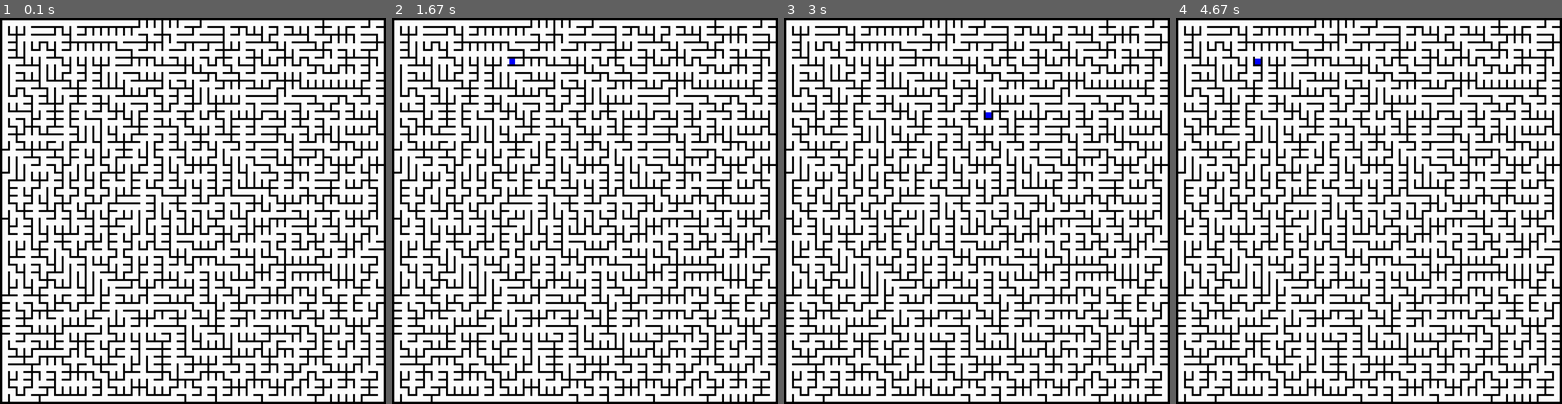
Above: before the commit, frames 1-4 (left to right).
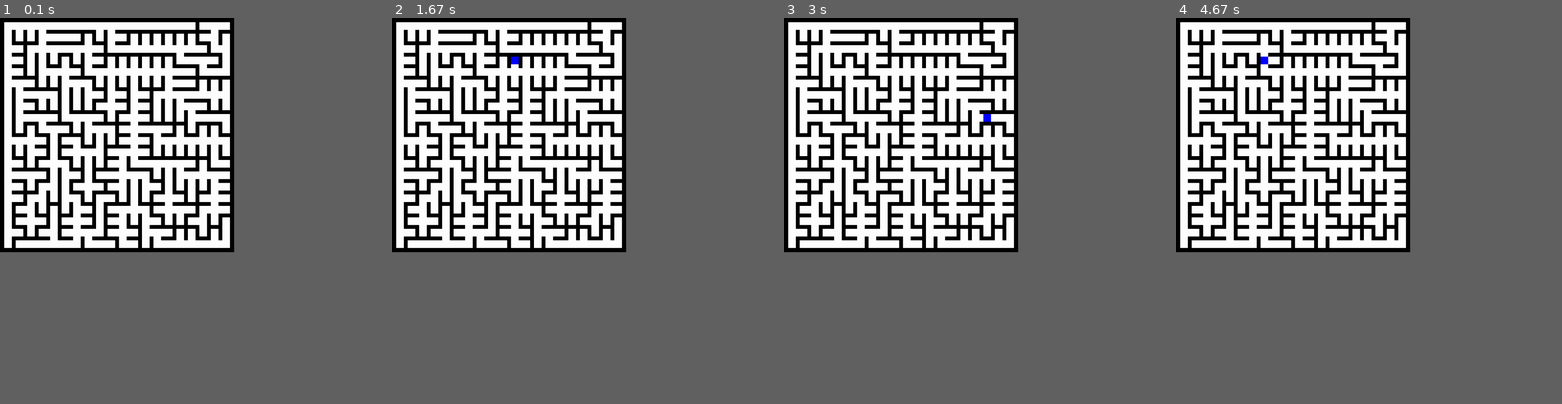
Above: after the commit, the same moments.

Repository: ayushregmi/maze-pygame
Game: pygame game, started from main.py
Same seed, same stepped clock (60 frames per second), same inputs: the game is played once before the commit and once after it.
Inputs (mouse positions are in pixels of both pictures, inside the frame that each line leads up to):
- Up to frame 1 (0.1 s): no input
- Up to frame 2 (1.67 s): click (507, 133) at 0.38 s; click (453, 137) at 0.72 s; click (542, 52) at 1.05 s; click (515, 56) at 1.38 s
- Up to frame 3 (3 s): click (903, 160) at 1.72 s; click (961, 172) at 2.05 s; click (961, 114) at 2.38 s; click (984, 118) at 2.72 s
- Up to frame 4 (4.67 s): click (1376, 180) at 3.05 s; click (1303, 126) at 3.38 s; click (1241, 95) at 3.72 s; click (1241, 91) at 4.05 s; click (1257, 60) at 4.38 s
In our replay, the window is 900x900 before the commit and 546x546 after it. These sizes can differ from the game's own. Grey fills any space a smaller window leaves; there, only what the larger window draws over its background counts as a difference.

The runs differ from the first frame. In frame 1, 37% of the frame differs, in the area x 0-100%, y 0-100%; in frame 2, 37%; in frame 3, 37%; in frame 4, 37%.

Commit message:
final commit

Diff:
--- a/components.py
+++ b/components.py
@@ -3,18 +3,18 @@
 # from main import ROW, COLUMN, ROW_WIDTH, COLUMN_WIDTH, ROW_GAP, COLUMN_GAP, TOP_GAP, BOTTOM_GAP, LEFT_GAP, RIGHT_GAP
 
 # defining number, size and width of nodes
-ROW = 50
-COLUMN = 50
-ROW_WIDTH = 15
-COLUMN_WIDTH = 15
-ROW_GAP = 5
-COLUMN_GAP = 5
+ROW = 20
+COLUMN = 20
+ROW_WIDTH = 20
+COLUMN_WIDTH = 20
+ROW_GAP = 10
+COLUMN_GAP = 10
 TOP_GAP = 1
 BOTTOM_GAP = 1
 LEFT_GAP = 1
 RIGHT_GAP = 1
-SCREEN_HEIGHT = ROW * ROW_WIDTH + (ROW + 1) * ROW_GAP + LEFT_GAP * 2
-SCREEN_WIDTH = COLUMN * COLUMN_WIDTH + (COLUMN + 1) * COLUMN_GAP + TOP_GAP * 2
+SCREEN_HEIGHT = ROW * COLUMN_WIDTH + (ROW + 1) * COLUMN_GAP + LEFT_GAP * 2
+SCREEN_WIDTH = COLUMN * ROW_WIDTH + (COLUMN + 1) * ROW_GAP + TOP_GAP * 2
 DIRECTIONSX = [0, 1, 0, -1]
 DIRECTIONSY = [1, 0, -1, 0]
 
--- a/test.py
+++ b/test.py
@@ -1,6 +1,6 @@
 
+from math import ceil
 import random
-from turtle import delay
 import pygame
 from components import *
 
@@ -18,68 +18,75 @@
     nodeList.append(row)
 
 
-visitedCells = 1
-
-currentCell = nodeList[random.choice(range(COLUMN))][random.choice((range(ROW)))]
-
-stack = Stack()
-
-for row in nodeList:
-    for node in row:
-        node.draw(screen, (190, 178, 200))
-
-prevNode = None
-
-skip = False
-
-while visitedCells <= ROW * COLUMN:
-
-    #keyboard bindings
-    for event in pygame.event.get():
-        #to close the window
-        if event.type == pygame.QUIT or (event.type == pygame.KEYDOWN and event.key == pygame.K_SPACE):
-            skip = True
-
-    currentCell.setVisited()
-    currentCell.draw(screen, (0, 100, 0))
-    neighbours = []
-    if not skip:
-        pygame.time.delay(5)
-    x, y = currentCell.coordinates()
-    for i in range(len(DIRECTIONSX)):
-        nx = x + DIRECTIONSX[i]
-        ny = y + DIRECTIONSY[i]
-
-        if nx >= 0 and nx < COLUMN and ny >= 0 and ny < ROW and not nodeList[nx][ny].visited:
-            neighbours.append(nodeList[nx][ny])
-    if(len(neighbours) == 0):
-        currentCell.draw(screen, (0, 0, 100))
-        if(stack.stackHead != 0):
-            c = stack.pop()
-            nx, ny = c.getPixel()
-            x, y = currentCell.getPixel()
-            pygame.draw.rect(screen, (0, 0, 100), ((x+ nx)/2, (ny + y)/2, ROW_WIDTH, COLUMN_WIDTH))
-            currentCell = c
-
+def drawMaze():
+    visitedCells = 1
+
+    currentCell = nodeList[random.choice(range(COLUMN))][random.choice((range(ROW)))]
+
+    stack = Stack()
+
+    for row in nodeList:
+        for node in row:
+            node.pathFrom = []
+            node.visited = False
+            node.draw(screen, (190, 178, 200))
+
+    prevNode = None
+
+    skip = False
+
+    while visitedCells <= ROW * COLUMN:
+
+        #keyboard bindings
+        for event in pygame.event.get():
+            #to close the window
+            if event.type == pygame.QUIT or (event.type == pygame.KEYDOWN and event.key == pygame.K_SPACE):
+                skip = True
+
+        currentCell.setVisited()
+        currentCell.draw(screen, (217, 80, 39))
+
+        neighbours = []
+        if not skip:
+            pygame.time.delay(10)
+            pygame.display.update()
+        currentCell.draw(screen, (0, 100, 0))
+        x, y = currentCell.coordinates()
+        for i in range(len(DIRECTIONSX)):
+            nx = x + DIRECTIONSX[i]
+            ny = y + DIRECTIONSY[i]
+
+            if nx >= 0 and nx < COLUMN and ny >= 0 and ny < ROW and not nodeList[nx][ny].visited:
+                neighbours.append(nodeList[nx][ny])
+        if(len(neighbours) == 0):
+            currentCell.draw(screen, (0, 0, 100))
+            if(stack.stackHead != 0):
+                c = stack.pop()
+                nx, ny = c.getPixel()
+                x, y = currentCell.getPixel()
+                pygame.draw.rect(screen, (0, 0, 100), ((x+ nx)/2, (ny + y)/2, ROW_WIDTH, COLUMN_WIDTH))
+                currentCell = c
+
+            else:
+                break
         else:
-            break
-    else:
-        stack.push(currentCell)
-        current = random.choice(neighbours)
-        X, Y = currentCell.getPixel()
-        nX, nY = current.getPixel()
-        currentCell.addPath(current)
-        if not skip:
-            pygame.draw.rect(screen, (0, 100, 0), ((X + nX)/2, (Y + nY)/2, ROW_WIDTH, COLUMN_WIDTH))
-        currentCell = current
-
-
-        visitedCells += 1
-    if not skip:
-        pygame.display.update()
-
-
-
+            stack.push(currentCell)
+            current = random.choice(neighbours)
+            X, Y = currentCell.getPixel()
+            nX, nY = current.getPixel()
+            currentCell.addPath(current)
+            if not skip:
+                pygame.draw.rect(screen, (0, 100, 0), ((X + nX)/2, (Y + nY)/2, ROW_WIDTH, COLUMN_WIDTH))
+            currentCell = current
+
+
+            visitedCells += 1
+        # if not skip:
+        #     pygame.display.update()
+
+
+
+drawMaze()
 
 mouse_click = False
 x, y = (0, 0)
@@ -94,10 +101,6 @@
 
 run = True
 while run:
-
-
-
-
     nodes = []
     #keyboard bindings
     for event in pygame.event.get():
@@ -109,11 +112,21 @@
         if event.type == pygame.KEYDOWN and event.key == pygame.K_LSHIFT:
             keydown = True
 
+        if event.type == pygame.KEYDOWN and event.key == pygame.K_r:
+            screen.fill((0, 0, 0))
+            mouse_click = False
+            Loading = False
+            start_node = None
+            end_node = None
+            keydown = False
+            path_found = False
+            drawMaze()
+
         #checking shift + left_mouse_click
         if pygame.mouse.get_pressed(3)[0] and keydown and not mouse_click:
             x, y = pygame.mouse.get_pos()
-            x = int(x - x % (COLUMN_WIDTH+ COLUMN_GAP)) / (COLUMN_WIDTH + COLUMN_GAP)
-            y = int(y - y % (ROW_WIDTH + ROW_GAP)) / (ROW_WIDTH + ROW_GAP)
+            x = int(x - x % (ROW_WIDTH+ ROW_GAP)) / (ROW_WIDTH + ROW_GAP)
+            y = int(y - y % (COLUMN_WIDTH + COLUMN_GAP)) / (COLUMN_WIDTH + COLUMN_GAP)
 
             path_found = False
             #selecting the starting node
@@ -131,14 +144,15 @@
                         for node in row:
                             if(node.i == x and node.j == y):
                                 start_node = node
+            Loading = True
             mouse_click = True
-            Loading = True
 
         #checking left_mouseclick
         elif pygame.mouse.get_pressed(3)[0] and not mouse_click:
             x, y = pygame.mouse.get_pos()
-            x = int(x - x % (COLUMN_WIDTH+ COLUMN_GAP)) / (COLUMN_WIDTH + COLUMN_GAP)
-            y = int(y - y % (ROW_WIDTH + ROW_GAP)) / (ROW_WIDTH + ROW_GAP)
+            x = int(x - x % (ROW_WIDTH+ ROW_GAP)) / (ROW_WIDTH + ROW_GAP)
+            y = int(y - y % (COLUMN_WIDTH + COLUMN_GAP)) / (COLUMN_WIDTH + COLUMN_GAP)
+
 
             path_found = False
             #selecting the ending node
@@ -198,7 +212,18 @@
                     n.setVisited()
                     stack.push(current_node)
                     n.setParent(current_node)
+
+                    # nx, ny = n.getPixel()
+                    # x, y = current_node.getPixel()
+                    # current_node.draw(screen, (93, 226, 60))
+                    # n.draw(screen, (93, 226, 60))
+                    # pygame.draw.rect(screen, (93, 226, 60), ((x + nx)/2, (y + ny)/2, ROW_WIDTH, COLUMN_WIDTH))
+                    # pygame.time.delay(1)
+                    # pygame.display.flip()
+                    # start_node.draw(screen, (255, 0, 0))
+                    # end_node.draw(screen, (0, 0, 255))
                     current_node = n
+
                 else:
                     current_node = stack.pop()
 
@@ -214,26 +239,33 @@
 
             if end_node != None:
                 end_node.draw(screen, (0, 0, 255))
+        draw = True
         # drawing the path
         while(current != start_node): #looping until the current node is the starting node
+            for event in pygame.event.get():
+                    #to close the window
+                if (event.type == pygame.KEYDOWN and event.key == pygame.K_SPACE):
+                    draw = False
             parent = current.parent
             current_x, current_y = current.getPixel()
             parent_x, parent_y = parent.getPixel()
-            # pygame.draw.circle(screen, (255, 0, 0), (current_x + ROW_WIDTH / 2, current_y + COLUMN_WIDTH / 2), (ROW_WIDTH + COLUMN_WIDTH) / 8)
-            pygame.draw.line(screen, (100, 0, 0), (current_x + ROW_WIDTH / 2, current_y + COLUMN_WIDTH / 2), (parent_x + ROW_WIDTH / 2, parent_y + COLUMN_WIDTH / 2),3)
+            # pygame.draw.circle(screen, (150, 0, 0), (current_x + ROW_WIDTH / 2, current_y + COLUMN_WIDTH / 2), (ROW_WIDTH + COLUMN_WIDTH) / 8)
+            pygame.draw.line(screen, (100, 0, 0), (current_x + ROW_WIDTH / 2, current_y + COLUMN_WIDTH / 2), (parent_x + ROW_WIDTH / 2, parent_y + COLUMN_WIDTH / 2),ceil(ROW_GAP/2))
             current = parent
-            pygame.time.delay(5)
-            pygame.display.update()
+            if draw:
+                pygame.time.delay(50)
+                pygame.display.update()
 
         print("path")
 
     if Loading:
-        print("loading start and end")
         Loading = False
         if start_node != None:
-                start_node.draw(screen, (255,0,0))
+            print("loading start")
+            start_node.draw(screen, (255,0,0))
 
         if end_node != None:
+            print("loading end")
             end_node.draw(screen, (0, 0, 255))
 
 
